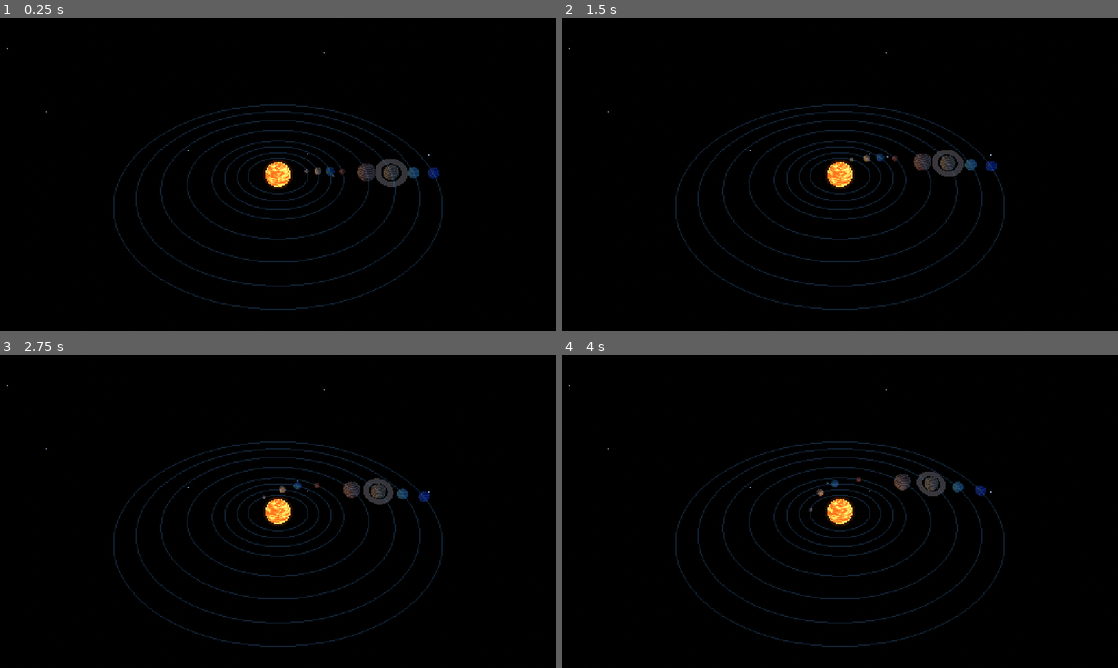
Above: before the commit, frames 1-4 (two rows, left to right).
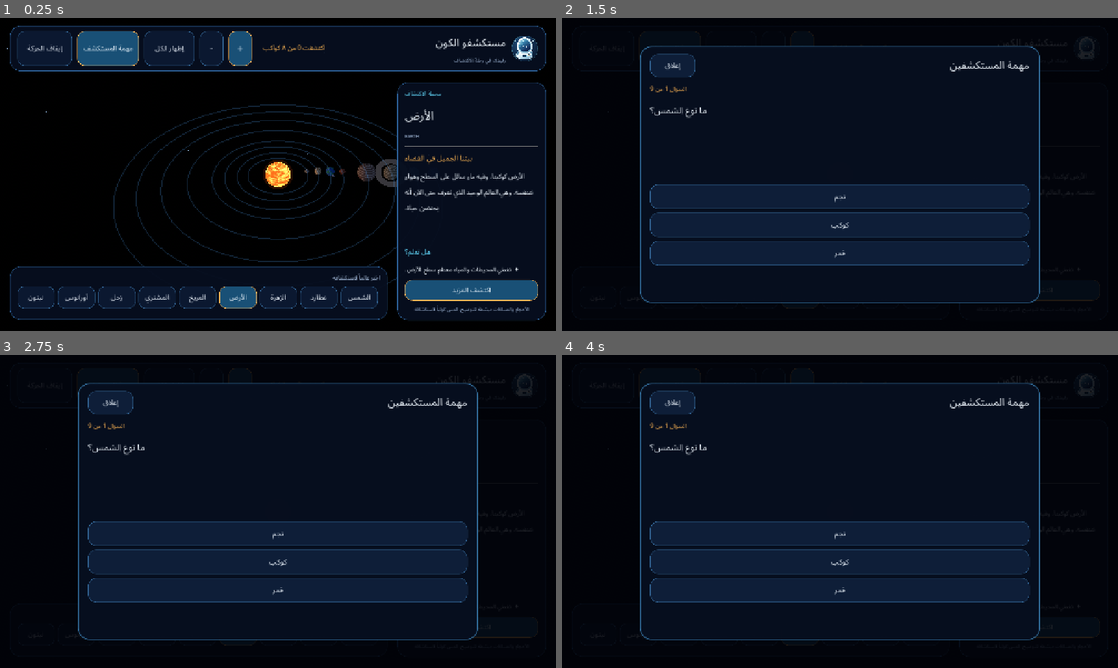
Above: after the commit, the same moments.

Repository: mdznap35/-cosmic-explorers
Game: Godot game, scene res://scenes/main.tscn
Same seed, same stepped clock (60 frames per second), same inputs: the game is played once before the commit and once after it.
Inputs (mouse positions are in pixels of both pictures, inside the frame that each line leads up to):
- Up to frame 1 (0.25 s): no input
- Up to frame 2 (1.5 s): click (667, 49) at 0.5 s, where only the run after the commit has a clickable "مهمة المستكشف"; click (606, 49) at 1.25 s, where only the run after the commit has a clickable "إيقاف الحركة"
- Up to frame 3 (2.75 s): click (316, 633) at 2 s, where only the run after the commit has a clickable "عطارد"
- Up to frame 4 (4 s): click (840, 633) at 2.75 s, where only the run after the commit has a clickable "الزهرة"; click (801, 633) at 3.5 s, where only the run after the commit has a clickable "الأرض"

The runs differ from the first frame. In frame 1, 46% of the frame differs, in the area x 1-99%, y 2-97%; in frame 2, 58%; in frame 3, 58%; in frame 4, 58%.
Error before the commit: Parse Error: Cannot infer the type of "is_selected" variable because the value doesn't have a set type. (res://scripts/ui_controller.gd:243)

Commit message:
feat: complete Cosmic Explorers round one
Add the Arabic solar-system explorer mission, migration-safe local progress, motion controls, and strict Android CI verification.

Diff:
--- a/scripts/main.gd
+++ b/scripts/main.gd
@@ -30,6 +30,7 @@
 	interface.planet_selected.connect(_on_planet_selected)
 	interface.zoom_requested.connect(_on_zoom_requested)
 	interface.reset_requested.connect(_on_reset_requested)
+	interface.motion_requested.connect(_on_motion_requested)
 	_ui = interface
 	overlay.add_child(_ui)
 
@@ -54,6 +55,10 @@
 	_solar_view.reset_camera()
 
 
+func _on_motion_requested(enabled: bool) -> void:
+	_solar_view.set_motion_enabled(enabled)
+
+
 func _notification(what: int) -> void:
 	if what == NOTIFICATION_WM_GO_BACK_REQUEST:
 		get_tree().quit()
--- /dev/null
+++ b/scripts/mission_catalog.gd
@@ -0,0 +1,81 @@
+extends RefCounted
+
+# Short, positive questions. Every answer is grounded in a primary NASA fact page.
+const QUESTIONS := [
+	{
+		"id": "sun_star",
+		"prompt": "ما نوع الشمس؟",
+		"options": ["نجم", "كوكب", "قمر"],
+		"correct_index": 0,
+		"explanation": "أحسنت الاستكشاف! الشمس نجم، والكواكب تدور حولها.",
+		"source_url": "https://science.nasa.gov/sun/facts/"
+	},
+	{
+		"id": "mercury_nearest",
+		"prompt": "أي كوكب هو الأقرب إلى الشمس؟",
+		"options": ["الأرض", "عطارد", "المريخ"],
+		"correct_index": 1,
+		"explanation": "عطارد هو أول الكواكب من جهة الشمس.",
+		"source_url": "https://science.nasa.gov/mercury/facts/"
+	},
+	{
+		"id": "venus_hottest",
+		"prompt": "أي كوكب هو الأشد حرارة على سطحه؟",
+		"options": ["الزهرة", "نبتون", "أورانوس"],
+		"correct_index": 0,
+		"explanation": "الزهرة شديد الحرارة بسبب غلافه الجوي الكثيف.",
+		"source_url": "https://science.nasa.gov/venus/venus-facts/"
+	},
+	{
+		"id": "earth_home",
+		"prompt": "على أي كوكب نعيش؟",
+		"options": ["زحل", "المشتري", "الأرض"],
+		"correct_index": 2,
+		"explanation": "الأرض بيتنا، وهي العالم الوحيد الذي نعرف حتى الآن أنه يحتضن حياة.",
+		"source_url": "https://science.nasa.gov/earth/facts/"
+	},
+	{
+		"id": "mars_red",
+		"prompt": "أي كوكب نلقبه بالكوكب الأحمر؟",
+		"options": ["المريخ", "عطارد", "الزهرة"],
+		"correct_index": 0,
+		"explanation": "يبدو المريخ أحمر بسبب مواد غنية بالحديد على سطحه وغباره.",
+		"source_url": "https://science.nasa.gov/mars/facts/"
+	},
+	{
+		"id": "jupiter_largest",
+		"prompt": "ما أكبر كواكب المجموعة الشمسية؟",
+		"options": ["الأرض", "المشتري", "المريخ"],
+		"correct_index": 1,
+		"explanation": "المشتري عملاق غازي، وهو أكبر كواكب المجموعة الشمسية.",
+		"source_url": "https://science.nasa.gov/jupiter/jupiter-facts/"
+	},
+	{
+		"id": "saturn_rings",
+		"prompt": "أي كوكب تشتهر حلقاته الواسعة؟",
+		"options": ["زحل", "عطارد", "الأرض"],
+		"correct_index": 0,
+		"explanation": "حلقات زحل تتكون من قطع كثيرة من الجليد والصخور والغبار.",
+		"source_url": "https://science.nasa.gov/saturn/facts/"
+	},
+	{
+		"id": "uranus_tilt",
+		"prompt": "أي كوكب يميل محور دورانه كثيراً؟",
+		"options": ["الزهرة", "أورانوس", "المشتري"],
+		"correct_index": 1,
+		"explanation": "محور أورانوس مائل بشدة، لذلك يبدو كأنه يتدحرج حول الشمس.",
+		"source_url": "https://science.nasa.gov/uranus/facts/"
+	},
+	{
+		"id": "neptune_far",
+		"prompt": "أي كوكب هو الأبعد عن الشمس بين الكواكب الثمانية؟",
+		"options": ["الأرض", "زحل", "نبتون"],
+		"correct_index": 2,
+		"explanation": "نبتون هو أبعد الكواكب الثمانية عن الشمس.",
+		"source_url": "https://science.nasa.gov/neptune/neptune-facts/"
+	}
+]
+
+
+static func get_questions() -> Array:
+	return QUESTIONS.duplicate(true)
--- /dev/null
+++ b/scripts/mission_overlay.gd
@@ -0,0 +1,244 @@
+extends Control
+
+const MissionCatalog = preload("res://scripts/mission_catalog.gd")
+const SaveService = preload("res://scripts/save_service.gd")
+
+const NAVY := Color(0.025, 0.055, 0.12, 0.98)
+const NAVY_LIGHT := Color(0.055, 0.12, 0.22, 1.0)
+const CYAN := Color(0.37, 0.82, 0.96)
+const GOLD := Color(1.0, 0.72, 0.34)
+const TEXT_MAIN := Color(0.94, 0.97, 1.0)
+const TEXT_MUTED := Color(0.68, 0.77, 0.89)
+
+var _questions: Array = []
+var _question_index := 0
+var _score := 0
+var _answered := false
+var _completed := false
+var _progress_label: Label
+var _prompt_label: Label
+var _options_box: VBoxContainer
+var _feedback_label: Label
+var _continue_button: Button
+var _option_buttons: Array[Button] = []
+
+
+func _ready() -> void:
+	theme = preload("res://themes/arabic_theme.tres")
+	set_anchors_and_offsets_preset(Control.PRESET_FULL_RECT)
+	mouse_filter = Control.MOUSE_FILTER_STOP
+	_questions = MissionCatalog.get_questions()
+	_build_overlay()
+	visible = false
+
+
+func start_mission() -> void:
+	_question_index = 0
+	_score = 0
+	_answered = false
+	_completed = false
+	visible = true
+	_render_question()
+
+
+func _build_overlay() -> void:
+	var dimmer := ColorRect.new()
+	dimmer.color = Color(0.006, 0.012, 0.035, 0.88)
+	dimmer.set_anchors_and_offsets_preset(Control.PRESET_FULL_RECT)
+	dimmer.mouse_filter = Control.MOUSE_FILTER_STOP
+	add_child(dimmer)
+
+	var panel := PanelContainer.new()
+	panel.anchor_left = 0.14
+	panel.anchor_top = 0.09
+	panel.anchor_right = 0.86
+	panel.anchor_bottom = 0.91
+	panel.add_theme_stylebox_override("panel", _panel_style())
+	add_child(panel)
+
+	var content := VBoxContainer.new()
+	content.layout_direction = Control.LAYOUT_DIRECTION_RTL
+	content.add_theme_constant_override("separation", 12)
+	panel.add_child(content)
+
+	var title_row := HBoxContainer.new()
+	title_row.layout_direction = Control.LAYOUT_DIRECTION_RTL
+	title_row.add_theme_constant_override("separation", 10)
+	content.add_child(title_row)
+
+	var title := _new_label("مهمة المستكشفين", 24, TEXT_MAIN, true)
+	title_row.add_child(title)
+
+	var spacer := Control.new()
+	spacer.size_flags_horizontal = Control.SIZE_EXPAND_FILL
+	title_row.add_child(spacer)
+
+	var close_button := _new_button("إغلاق", false, Vector2(104, 44))
+	close_button.pressed.connect(func(): visible = false)
+	title_row.add_child(close_button)
+
+	_progress_label = _new_label("", 14, GOLD, true)
+	_progress_label.horizontal_alignment = HORIZONTAL_ALIGNMENT_RIGHT
+	content.add_child(_progress_label)
+
+	_prompt_label = _new_label("", 21, TEXT_MAIN, true)
+	_prompt_label.horizontal_alignment = HORIZONTAL_ALIGNMENT_RIGHT
+	_prompt_label.autowrap_mode = TextServer.AUTOWRAP_WORD_SMART
+	_prompt_label.size_flags_vertical = Control.SIZE_EXPAND_FILL
+	content.add_child(_prompt_label)
+
+	_options_box = VBoxContainer.new()
+	_options_box.layout_direction = Control.LAYOUT_DIRECTION_RTL
+	_options_box.add_theme_constant_override("separation", 9)
+	content.add_child(_options_box)
+
+	_feedback_label = _new_label("", 15, CYAN, true)
+	_feedback_label.horizontal_alignment = HORIZONTAL_ALIGNMENT_RIGHT
+	_feedback_label.autowrap_mode = TextServer.AUTOWRAP_WORD_SMART
+	_feedback_label.custom_minimum_size = Vector2(0, 56)
+	content.add_child(_feedback_label)
+
+	_continue_button = _new_button("التالي", true, Vector2(0, 50))
+	_continue_button.size_flags_horizontal = Control.SIZE_EXPAND_FILL
+	_continue_button.pressed.connect(_on_continue_pressed)
+	_continue_button.visible = false
+	content.add_child(_continue_button)
+
+
+func _render_question() -> void:
+	_answered = false
+	_completed = false
+	var question: Dictionary = _questions[_question_index]
+	_progress_label.text = "السؤال %d من %d" % [_question_index + 1, _questions.size()]
+	_prompt_label.text = str(question.get("prompt", ""))
+	_feedback_label.text = ""
+	_continue_button.visible = false
+	_continue_button.text = "التالي"
+	_options_box.visible = true
+	_clear_options()
+
+	var options: Array = question.get("options", [])
+	for index in range(options.size()):
+		var option_button := _new_button(str(options[index]), false, Vector2(0, 56))
+		option_button.size_flags_horizontal = Control.SIZE_EXPAND_FILL
+		var chosen_index := index
+		option_button.pressed.connect(func(): _answer(chosen_index))
+		_options_box.add_child(option_button)
+		_option_buttons.append(option_button)
+
+
+func _answer(choice_index: int) -> void:
+	if _answered or _question_index >= _questions.size():
+		return
+	_answered = true
+	var question: Dictionary = _questions[_question_index]
+	var options: Array = question.get("options", [])
+	var correct_index := int(question.get("correct_index", -1))
+	var correct := choice_index == correct_index
+	if correct:
+		_score += 1
+
+	for index in range(_option_buttons.size()):
+		var button: Button = _option_buttons[index]
+		button.disabled = true
+		var background := Color(0.11, 0.29, 0.35, 1.0) if index == correct_index else NAVY_LIGHT
+		var border := GOLD if index == correct_index else Color(0.20, 0.39, 0.57, 0.9)
+		button.add_theme_stylebox_override("normal", _button_style(background, border))
+
+	var explanation := str(question.get("explanation", ""))
+	if correct:
+		_feedback_label.text = "إجابة صحيحة! ✦ " + explanation
+	else:
+		_feedback_label.text = "معلومة جديدة: " + str(options[correct_index]) + ". " + explanation
+	_continue_button.visible = true
+
+
+func _on_continue_pressed() -> void:
+	if _completed:
+		start_mission()
+		return
+	if not _answered:
+		return
+	if _question_index + 1 < _questions.size():
+		_question_index += 1
+		_render_question()
+	else:
+		_show_results()
+
+
+func _show_results() -> void:
+	_completed = true
+	_options_box.visible = false
+	_question_index = _questions.size()
+	var stats: Dictionary = SaveService.record_mission_result(_score, _questions.size())
+	var best_score := int(stats.get("best_score", _score))
+	_progress_label.text = "اكتملت المهمة"
+	_prompt_label.text = "رائع! لقد أنهيت رحلة الأسئلة الفضائية."
+	_feedback_label.text = "نتيجتك: %d من %d
+أفضل نتيجة محفوظة: %d من %d
+كل سؤال تعلّمت منه شيئاً جديداً!" % [
+		_score, _questions.size(), best_score, _questions.size()
+	]
+	_continue_button.text = "أعد المهمة"
+	_continue_button.visible = true
+
+
+func _clear_options() -> void:
+	for child in _options_box.get_children():
+		_options_box.remove_child(child)
+		child.queue_free()
+	_option_buttons.clear()
+
+
+func _panel_style() -> StyleBoxFlat:
+	var style := StyleBoxFlat.new()
+	style.bg_color = NAVY
+	style.border_color = Color(0.22, 0.48, 0.68, 0.85)
+	style.set_border_width_all(2)
+	style.set_corner_radius_all(26)
+	style.content_margin_left = 24
+	style.content_margin_right = 24
+	style.content_margin_top = 18
+	style.content_margin_bottom = 18
+	return style
+
+
+func _button_style(background: Color, border: Color) -> StyleBoxFlat:
+	var style := StyleBoxFlat.new()
+	style.bg_color = background
+	style.border_color = border
+	style.set_border_width_all(1)
+	style.set_corner_radius_all(17)
+	style.content_margin_left = 15
+	style.content_margin_right = 15
+	style.content_margin_top = 8
+	style.content_margin_bottom = 8
+	return style
+
+
+func _new_button(label_text: String, emphasized: bool, minimum_size: Vector2) -> Button:
+	var button := Button.new()
+	button.text = label_text
+	button.custom_minimum_size = minimum_size
+	button.focus_mode = Control.FOCUS_NONE
+	button.add_theme_font_size_override("font_size", 17)
+	button.add_theme_color_override("font_color", TEXT_MAIN)
+	button.add_theme_color_override("font_hover_color", Color.WHITE)
+	var background := Color(0.10, 0.32, 0.47, 0.98) if emphasized else NAVY_LIGHT
+	var border := GOLD if emphasized else Color(0.19, 0.38, 0.56, 0.95)
+	button.add_theme_stylebox_override("normal", _button_style(background, border))
+	button.add_theme_stylebox_override("hover", _button_style(background.lightened(0.12), border.lightened(0.1)))
+	button.add_theme_stylebox_override("pressed", _button_style(background.darkened(0.1), border))
+	return button
+
+
+func _new_label(value: String, size: int, color: Color, bold: bool = false) -> Label:
+	var label := Label.new()
+	label.text = value
+	label.add_theme_font_size_override("font_size", size)
+	label.add_theme_color_override("font_color", color)
+	if bold:
+		label.add_theme_color_override("font_outline_color", Color(0.02, 0.04, 0.08, 0.7))
+		label.add_theme_constant_override("outline_size", 1)
+	label.text_direction = Control.TEXT_DIRECTION_AUTO
+	return label
--- a/scripts/planet_body.gd
+++ b/scripts/planet_body.gd
@@ -5,6 +5,7 @@
 var _data: Dictionary = {}
 var _surface: MeshInstance3D
 var _moon_pivot: Node3D
+var _motion_enabled := true
 
 
 func configure(data: Dictionary) -> void:
@@ -23,10 +24,16 @@
 
 
 func _process(delta: float) -> void:
+	if not _motion_enabled:
+		return
 	if _surface != null:
 		_surface.rotate_y(float(_data.get("spin_speed", 0.1)) * delta)
 	if _moon_pivot != null:
 		_moon_pivot.rotate_y(delta * 0.72)
+
+
+func set_motion_enabled(enabled: bool) -> void:
+	_motion_enabled = enabled
 
 
 func _build_surface() -> void:
--- a/scripts/save_service.gd
+++ b/scripts/save_service.gd
@@ -1,41 +1,89 @@
 extends RefCounted
 
 const SAVE_PATH := "user://cosmic_explorers_progress.json"
-const SAVE_VERSION := 1
+const SAVE_VERSION := 2
+
+
+static func _default_state() -> Dictionary:
+	return {
+		"version": SAVE_VERSION,
+		"discovered": [],
+		"missions_completed": 0,
+		"best_mission_score": 0,
+		"last_mission_score": 0
+	}
+
+
+static func _load_state() -> Dictionary:
+	if not FileAccess.file_exists(SAVE_PATH):
+		return _default_state()
+
+	var parsed: Variant = JSON.parse_string(FileAccess.get_file_as_string(SAVE_PATH))
+	if not (parsed is Dictionary):
+		return _default_state()
+
+	var old_version := int(parsed.get("version", 0))
+	if old_version < 1 or old_version > SAVE_VERSION:
+		return _default_state()
+
+	# Version 1 only stored discovered planets. Preserve that progress on migration.
+	var state := _default_state()
+	var raw_discovered: Variant = parsed.get("discovered", [])
+	if raw_discovered is Array:
+		var valid_ids := ["mercury", "venus", "earth", "mars", "jupiter", "saturn", "uranus", "neptune"]
+		for planet_id in raw_discovered:
+			if planet_id is String and valid_ids.has(planet_id) and not state["discovered"].has(planet_id):
+				state["discovered"].append(planet_id)
+
+	state["missions_completed"] = maxi(0, int(parsed.get("missions_completed", 0)))
+	state["best_mission_score"] = maxi(0, int(parsed.get("best_mission_score", 0)))
+	state["last_mission_score"] = maxi(0, int(parsed.get("last_mission_score", 0)))
+	return state
+
+
+static func _write_state(state: Dictionary) -> bool:
+	state["version"] = SAVE_VERSION
+	var file := FileAccess.open(SAVE_PATH, FileAccess.WRITE)
+	if file == null:
+		push_warning("Unable to write local explorer progress.")
+		return false
+	file.store_string(JSON.stringify(state))
+	return true
 
 
 static func load_discovered() -> Array[String]:
 	var discovered: Array[String] = []
-	if not FileAccess.file_exists(SAVE_PATH):
-		return discovered
-
-	var parsed: Variant = JSON.parse_string(FileAccess.get_file_as_string(SAVE_PATH))
-	if not (parsed is Dictionary):
-		return discovered
-
-	if int(parsed.get("version", 0)) != SAVE_VERSION:
-		return discovered
-
-	var raw_values: Variant = parsed.get("discovered", [])
-	if not (raw_values is Array):
-		return discovered
-
-	for value in raw_values:
+	var state := _load_state()
+	for value in state.get("discovered", []):
 		if value is String and not discovered.has(value):
 			discovered.append(value)
 	return discovered
 
 
 static func mark_discovered(planet_id: String) -> Array[String]:
-	var discovered := load_discovered()
-	if not discovered.has(planet_id):
-		discovered.append(planet_id)
+	var state := _load_state()
+	var valid_ids := ["mercury", "venus", "earth", "mars", "jupiter", "saturn", "uranus", "neptune"]
+	if valid_ids.has(planet_id) and not state["discovered"].has(planet_id):
+		state["discovered"].append(planet_id)
+	_write_state(state)
+	return load_discovered()
 
-	var payload := {
-		"version": SAVE_VERSION,
-		"discovered": discovered
+
+static func get_mission_stats() -> Dictionary:
+	var state := _load_state()
+	return {
+		"completed": int(state.get("missions_completed", 0)),
+		"best_score": int(state.get("best_mission_score", 0)),
+		"last_score": int(state.get("last_mission_score", 0))
 	}
-	var file := FileAccess.open(SAVE_PATH, FileAccess.WRITE)
-	if file != null:
-		file.store_string(JSON.stringify(payload))
-	return discovered
+
+
+static func record_mission_result(score: int, total: int) -> Dictionary:
+	var state := _load_state()
+	var safe_total := maxi(0, total)
+	var safe_score := clampi(score, 0, safe_total)
+	state["missions_completed"] = int(state.get("missions_completed", 0)) + 1
+	state["last_mission_score"] = safe_score
+	state["best_mission_score"] = maxi(int(state.get("best_mission_score", 0)), safe_score)
+	_write_state(state)
+	return get_mission_stats()
--- a/scripts/solar_system_view.gd
+++ b/scripts/solar_system_view.gd
@@ -12,6 +12,7 @@
 var _planet_radii: Dictionary = {}
 var _camera: Camera3D
 var _focused_id := ""
+var _motion_enabled := true
 
 var _camera_distance := 37.2
 var _camera_yaw := 0.0
@@ -40,16 +41,23 @@
 
 
 func _process(delta: float) -> void:
-	for planet in _catalog:
-		var planet_id := str(planet["id"])
-		var pivot: Node3D = _orbit_pivots.get(planet_id)
-		if pivot != null:
-			pivot.rotation.y = OrbitMath.advance_angle(
-				pivot.rotation.y,
-				float(planet.get("orbit_speed", 0.1)),
-				delta
-			)
+	if _motion_enabled:
+		for planet in _catalog:
+			var planet_id := str(planet["id"])
+			var pivot: Node3D = _orbit_pivots.get(planet_id)
+			if pivot != null:
+				pivot.rotation.y = OrbitMath.advance_angle(
+					pivot.rotation.y,
+					float(planet.get("orbit_speed", 0.1)),
+					delta
+				)
 	_update_camera_transform()
+
+
+func set_motion_enabled(enabled: bool) -> void:
+	_motion_enabled = enabled
+	for body in _planet_nodes.values():
+		body.set_motion_enabled(enabled)
 
 
 func _unhandled_input(event: InputEvent) -> void:
--- a/scripts/ui_controller.gd
+++ b/scripts/ui_controller.gd
@@ -3,6 +3,9 @@
 signal planet_selected(planet_id: String)
 signal zoom_requested(amount: float)
 signal reset_requested
+signal motion_requested(enabled: bool)
+
+const MissionOverlay = preload("res://scripts/mission_overlay.gd")
 
 const NAVY := Color(0.025, 0.055, 0.12, 0.95)
 const NAVY_LIGHT := Color(0.045, 0.095, 0.19, 0.97)
@@ -24,6 +27,9 @@
 var _facts_box: VBoxContainer
 var _progress_label: Label
 var _details_button: Button
+var _motion_button: Button
+var _mission_overlay
+var _motion_enabled := true
 
 
 func configure(planets: Array, discovered: Array, sun_data: Dictionary = {}) -> void:
@@ -37,6 +43,8 @@
 	set_anchors_and_offsets_preset(Control.PRESET_FULL_RECT)
 	mouse_filter = Control.MOUSE_FILTER_PASS
 	_build_ui()
+	_mission_overlay = MissionOverlay.new()
+	add_child(_mission_overlay)
 	show_planet(_selected_id, _discovered)
 
 
@@ -86,8 +94,28 @@
 	reset.pressed.connect(func(): reset_requested.emit())
 	header_row.add_child(reset)
 
+	var mission := _new_button("مهمة المستكشف", true, Vector2(142, 48))
+	mission.pressed.connect(_open_mission)
+	header_row.add_child(mission)
+
+	_motion_button = _new_button("إيقاف الحركة", false, Vector2(126, 48))
+	_motion_button.pressed.connect(_toggle_motion)
+	header_row.add_child(_motion_button)
+
 	_build_info_panel()
 	_build_planet_navigation()
+
+
+func _open_mission() -> void:
+	if _mission_overlay != null:
+		_mission_overlay.start_mission()
+
+
+func _toggle_motion() -> void:
+	_motion_enabled = not _motion_enabled
+	if _motion_button != null:
+		_motion_button.text = "إيقاف الحركة" if _motion_enabled else "تشغيل الحركة"
+	motion_requested.emit(_motion_enabled)
 
 
 func _build_info_panel() -> void:
@@ -138,7 +166,7 @@
 	_details_button.pressed.connect(_toggle_details)
 	content.add_child(_details_button)
 
-	var hint := _new_label("المس كوكباً في المشهد أو اختره من القائمة", 11, TEXT_MUTED)
+	var hint := _new_label("الأحجام والمسافات مبسّطة للتوضيح. المس كوكباً لاستكشافه", 11, TEXT_MUTED)
 	hint.horizontal_alignment = HORIZONTAL_ALIGNMENT_CENTER
 	hint.autowrap_mode = TextServer.AUTOWRAP_WORD_SMART
 	content.add_child(hint)
@@ -240,7 +268,7 @@
 func _update_navigation_styles() -> void:
 	for planet_id in _planet_buttons:
 		var button: Button = _planet_buttons[planet_id]
-		var is_selected := planet_id == _selected_id
+		var is_selected: bool = str(planet_id) == _selected_id
 		var bg := Color(0.10, 0.32, 0.47, 0.98) if is_selected else NAVY_LIGHT
 		var border := GOLD if is_selected else Color(0.19, 0.38, 0.56, 0.95)
 		button.add_theme_stylebox_override("normal", _button_style(bg, border))
@@ -317,5 +345,5 @@
 	if bold:
 		label.add_theme_color_override("font_outline_color", Color(0.02, 0.04, 0.08, 0.7))
 		label.add_theme_constant_override("outline_size", 1)
-	label.text_direction = TextServer.DIRECTION_AUTO
+	label.text_direction = Control.TEXT_DIRECTION_AUTO
 	return label
--- /dev/null
+++ b/tests/validate_missions.gd
@@ -0,0 +1,44 @@
+extends SceneTree
+
+const MissionCatalog = preload("res://scripts/mission_catalog.gd")
+
+
+func _initialize() -> void:
+	var errors: Array[String] = []
+	var questions: Array = MissionCatalog.get_questions()
+	var ids: Dictionary = {}
+
+	if questions.size() != 9:
+		errors.append("The first mission must include exactly one question for the Sun and each of the eight planets.")
+
+	for question in questions:
+		var question_id := str(question.get("id", ""))
+		if question_id.is_empty() or ids.has(question_id):
+			errors.append("Mission question IDs must be present and unique.")
+		else:
+			ids[question_id] = true
+
+		var prompt := str(question.get("prompt", ""))
+		var options: Variant = question.get("options", [])
+		var correct_index := int(question.get("correct_index", -1))
+		if prompt.is_empty():
+			errors.append(question_id + " has no prompt.")
+		if not (options is Array) or options.size() != 3:
+			errors.append(question_id + " must have exactly three simple answer choices.")
+		elif correct_index < 0 or correct_index >= options.size():
+			errors.append(question_id + " has an invalid correct answer index.")
+		elif str(options[correct_index]).is_empty():
+			errors.append(question_id + " has an empty correct answer.")
+		if str(question.get("explanation", "")).is_empty():
+			errors.append(question_id + " needs a learning explanation.")
+		if not str(question.get("source_url", "")).begins_with("https://science.nasa.gov/"):
+			errors.append(question_id + " needs a primary NASA source URL.")
+
+	if errors.is_empty():
+		print("PASS: mission question IDs, answer choices, explanations, and NASA provenance.")
+		quit(0)
+		return
+
+	for error in errors:
+		push_error(error)
+	quit(1)
Not shown, added: docs/ANDROID_BUILD.md
Not shown, added: docs/MISSION_DESIGN.md
Not shown, changed: docs/ROUND_1_ACCEPTANCE.md
